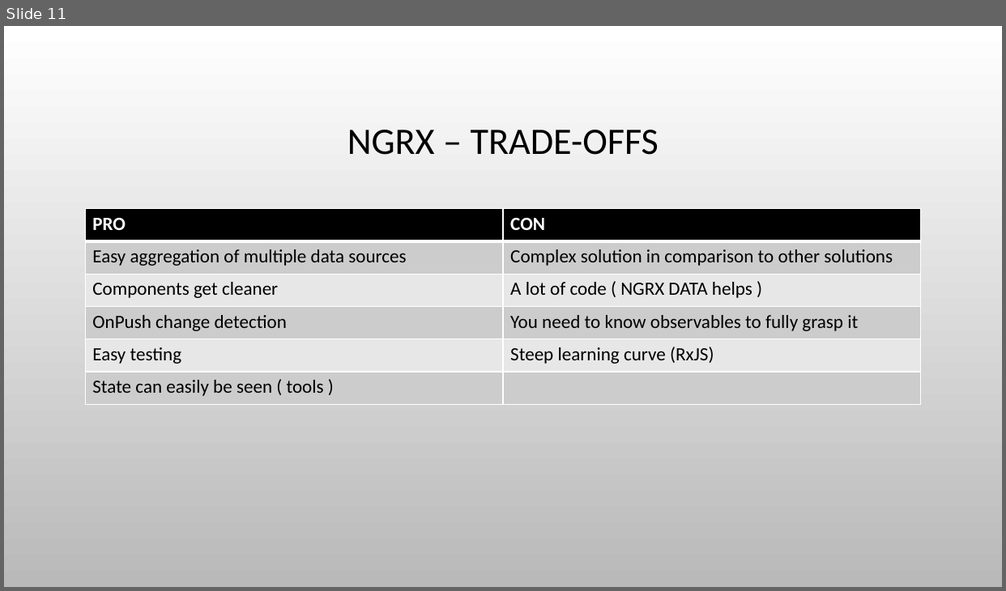
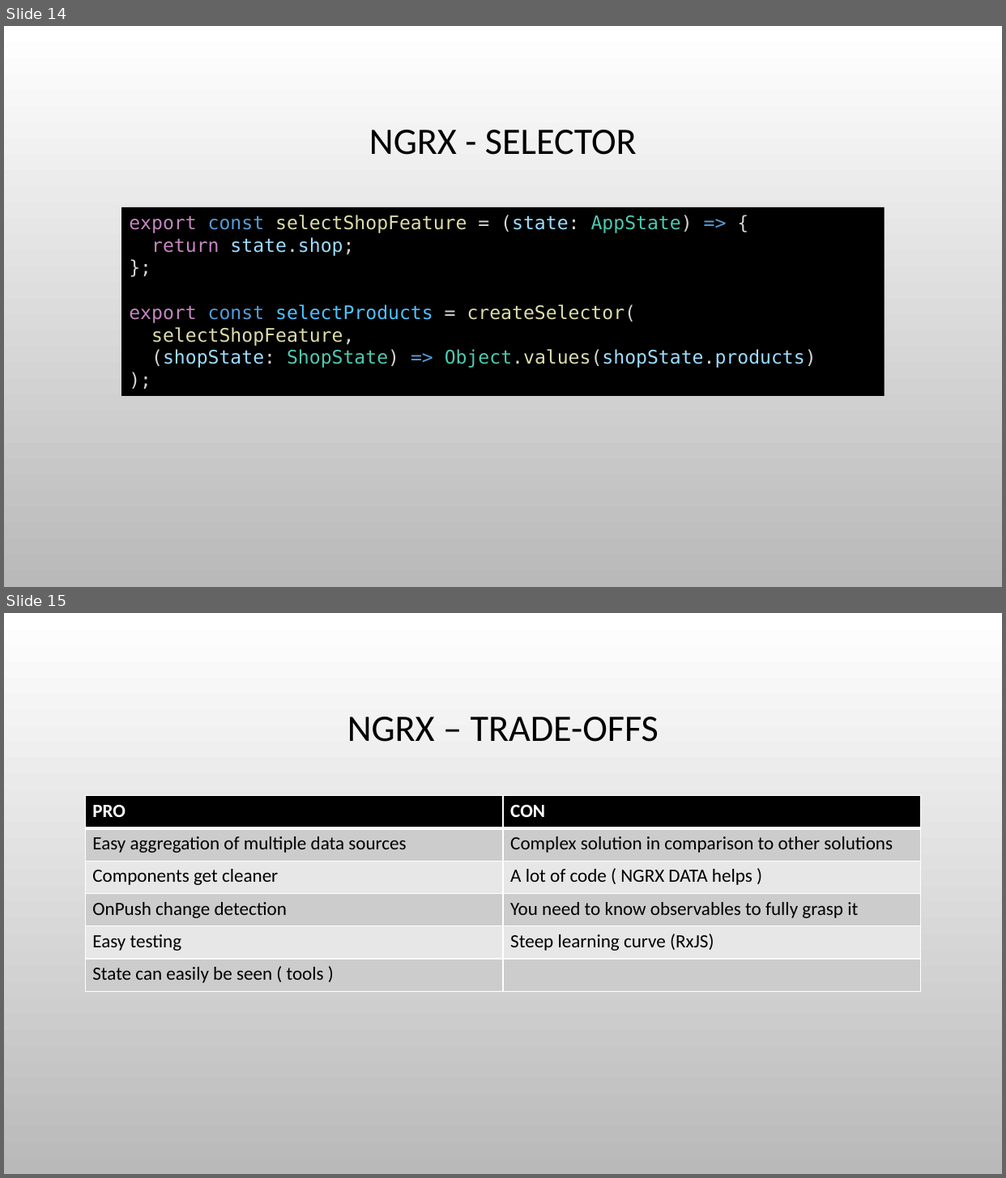
Before and after one commit to bertleemput/reactive-state-management, a slide deck: Reactive State Management.pptx. Shown one above the other, each under a label of ours: slide 11 before the commit, slides 14 and 15 after it. The pictures are 1006x591 and 1006x1178 pixels, drawn with LibreOffice and Linux fonts; fonts in the diff are those of the drawing; background and template pictures are left out. Boxes give left, top, right and bottom in pixels: in the first picture for what was removed or moved away, otherwise in the second. Text is boxed around its words. In the diff, an @@ line names an element or a change of style, - is before the commit and + after.

Commit message:
Examples of NGRX parts

```diff
--- a/Reactive State Management.pptx
+++ b/Reactive State Management.pptx
@@ slide 14 added at box(4, 26, 1002, 587), background picture (left out) @@
@@ title added at box(369, 130, 637, 155), 36 pt, text #000000 @@
+NGRX - SELECTOR
@@ rectangle added at box(121, 207, 884, 396), fill #000000, 18 pt, text #DCDCAA @@
+export const selectShopFeature = (state: AppState) => {
+return state.shop;
+};
+export const selectProducts = createSelector(
+selectShopFeature,
+(shopState: ShopState) => Object.values(shopState.products)
+);
@@ what was slide 11 is now slide 15 @@
```
Also in this commit, not shown: 3 other slides added.
